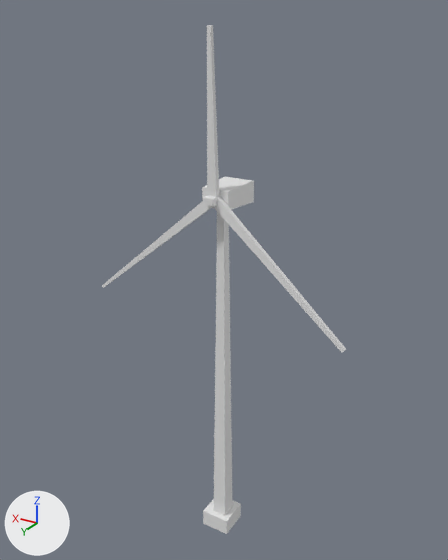
A saved change to the OBJ model res/models/buildings/special/fan.obj.
Before and after are seen from a camera (50 mm lens) standing at (-12.8, 21.1, 24.1) and looking at (0.2, -0.5, 13.2). Arrows for +X, +Y and +Z are at lower left; the lights stay in place. Where no turn or scale is listed for an object, it has been applied to the vertices.

In view in the first picture: 'droga_chodnik.007', 'droga_chodnik.009'.
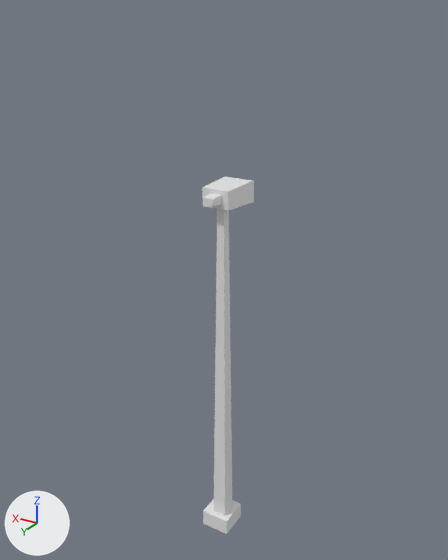
Edits to the bpy script that builds the scene:
```text
Remove ob_droga_chodnik_009:
    ob_droga_chodnik_009 = bpy.data.objects.new('droga_chodnik.009', me_droga_chodnik_009)
    ob_droga_chodnik_009.location = (0.0, 0.0, 0.0)
```

Pixel boxes [x1, y1, x2, y2] of what changed, in the pictures (448 x 560 px):
'droga_chodnik.009', deleted: before [102, 25, 346, 353]
